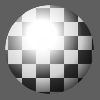
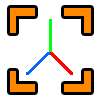
Before/after of a 100x100 layered artwork. What changed in the layer stack:
hid group "Grupo 1 copia 4" (13 layers) over bbox(0, 0, 100, 100)
added group "Grupo 1 copia 7" with 15 layers above "Grupo 1 copia 2" over bbox(0, 0, 100, 100)
added layer "Capa 5" (1st of 2, in "Grupo 1 copia 7") in group "Grupo 1 copia 7" over bbox(10, 8, 91, 92)
added layer "Capa 8" in group "Grupo 1 copia 7" over bbox(26, 19, 73, 75)
hid "Capa 0" over bbox(0, 0, 100, 100)
